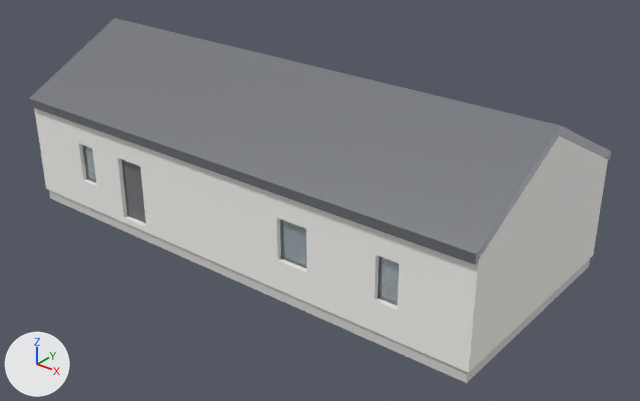
One commit to the glTF model models/steel_38s.glb: the scene before it, then after it.
Both versions are drawn from a 50 mm lens placed at (17.56, -20.82, 14.16), pointed at (1.01, -0.13, 1.33). The axes (+X, +Y, +Z) are drawn at lower left. The lights are the same throughout. The first picture is the older version. Vertices at exactly the same position are counted once.

Script lines for the objects in view, before the commit:
```python
me_roof = bpy.data.meshes.new('Roof')
me_roof.from_pydata(...)  # 12 vertices, 24 faces; spans x -8.9..8.9, y -4.1..4.1, z 3.5..5.8
me_roof.materials.append(mat_roof)  # grey #84868b
me_wall = bpy.data.meshes.new('Wall')
me_wall.from_pydata(...)  # 120 vertices, 276 faces; spans x -8.9..8.9, y -3.9..3.9, z 0.2..5.5
me_wall.materials.append(mat_wall)  # white #f7f6f2
me_window = bpy.data.meshes.new('Window')
me_window.from_pydata(...)  # 64 vertices, 96 faces; spans x -6.74..7.88, y -3.73..3.73, z 1.32..2.58
me_window.materials.append(mat_window)  # pale blue #cee2ec
me_window_frame = bpy.data.meshes.new('Window_frame')
me_window_frame.from_pydata(...)  # 252 vertices, 492 faces; spans x -6.81..7.95, y -3.77..3.77, z 0.45..2.65
me_window_frame.materials.append(mat_window_frame)  # grey #7c7e81
ob_roof = bpy.data.objects.new('Roof', me_roof)
ob_roof.location = (0.0, 0.0, 0.0)
ob_wall = bpy.data.objects.new('Wall', me_wall)
ob_wall.location = (0.0, 0.0, 0.0)
ob_window = bpy.data.objects.new('Window', me_window)
ob_window.location = (0.0, 0.0, 0.0)
ob_window_frame = bpy.data.objects.new('Window_frame', me_window_frame)
ob_window_frame.location = (0.0, 0.0, 0.0)
# also in view: 'Door' at (-2.3, 0.0, 1.51); 'Foundation' at (0.0, 0.0, 0.04)
```
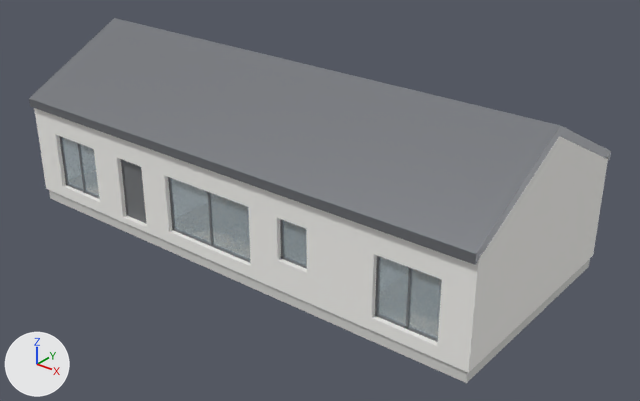
Boxes [x1, y1, x2, y2] around the edits, measured in the pictures (640 x 401 px; the box of a moved part takes in the faces that stretch with it):
part 1 of me_wall, moved or reshaped
    both: [53, 132, 445, 347]
part 2 of me_window_frame, added
    after: [78, 143, 86, 193]
part 3 of me_window_frame, moved or reshaped (mostly hidden)
    before: [121, 159, 129, 216]
    after: [121, 159, 128, 216]
part 4 of me_window_frame, added
    after: [208, 192, 213, 247]
part 5 of me_window_frame, added
    after: [406, 268, 412, 328]
part 6 of me_window_frame, added (mostly hidden)
    after: [168, 177, 251, 263]
part 7 of me_window_frame, moved or reshaped
    before: [83, 145, 96, 183]
    after: [59, 136, 100, 199]
part 8 of me_window_frame, moved or reshaped
    before: [378, 256, 397, 306]
    after: [375, 256, 438, 342]
part 9 of me_window, added
    after: [62, 137, 99, 196]
part 10 of me_window, added
    after: [171, 178, 250, 260]
part 11 of me_window, added
    after: [378, 257, 442, 339]

The change, as a diff of the scene's bpy script:
```diff
--- a/models/steel_38s.glb.py
+++ b/models/steel_38s.glb.py
@@ me_wall @@
 # used by ob_wall; location = (0.0, 0.0, 0.0)
-me_wall.from_pydata(...)  # 120 vertices, 276 faces; spans x -8.9..8.9, y -3.9..3.9, z 0.2..5.5
+me_wall.from_pydata(...)  # 128 vertices, 296 faces; spans x -8.9..8.9, y -3.9..3.9, z 0.2..5.5
+# me_wall part 1: 12 vertices moved from x -6.6..6.7, y -3.9..-3.6, z 1.2..2.7 to x -7.8..7.9, y -3.9..-3.6, z 0.4..2.7; 10 vertices removed from x -5.8..5.9, y -3.9..-3.6, z 0.4..2.7; 18 vertices added at x -7.8..5.8, y -3.9..-3.6, z 0.4..2.7
+# other edits to the shape of me_wall do not show in these pictures
 me_wall.materials.append(mat_wall)
@@ me_window_frame @@
 # used by ob_window_frame; location = (0.0, 0.0, 0.0)
-me_window_frame.from_pydata(...)  # 252 vertices, 492 faces; spans x -6.81..7.95, y -3.77..3.77, z 0.45..2.65
+me_window_frame.from_pydata(...)  # 308 vertices, 588 faces; spans x -7.85..7.95, y -3.77..3.77, z 0.45..2.65
+# me_window_frame part 2: a new loose piece, a box spanning x -6.835..-6.765, y -3.765..-3.685, z 0.65..2.65, in mat_window_frame (grey #7c7e81)
+# me_window_frame part 3: the loose piece of 20 vertices spanning x -4.51..-3.38, y -3.77..-3.68, z 0.45..2.65 is scaled about its middle by (1.06, 1, 1)
+# me_window_frame part 4: a new loose piece, a box spanning x -0.485..-0.415, y -3.765..-3.685, z 0.65..2.65, in mat_window_frame (grey #7c7e81)
+# me_window_frame part 5: a new loose piece, a box spanning x 6.865..6.935, y -3.765..-3.685, z 0.65..2.65, in mat_window_frame (grey #7c7e81)
+# me_window_frame part 6: a new loose piece of 24 vertices spanning x -2.25..1.35, y -3.77..-3.68, z 0.65..2.65, in mat_window_frame (grey #7c7e81)
+# me_window_frame part 7: 8 vertices moved from x -6.56..-5.82, y -3.77..-3.68, z 1.25..2.65 to x -7.85..-5.75, y -3.77..-3.68, z 0.65..2.65; 14 vertices removed from x -6.56..-5.82, y -3.77..-3.68, z 1.25..2.65; 14 vertices added at x -7.85..-5.75, y -3.77..-3.68, z 0.65..2.65
+# me_window_frame part 8: 8 vertices moved from x 5.92..6.66, y -3.77..-3.68, z 1.25..2.65 to x 5.85..7.95, y -3.77..-3.68, z 0.65..2.65; 14 vertices removed from x 5.92..6.66, y -3.77..-3.68, z 1.25..2.65; 14 vertices added at x 5.85..7.95, y -3.77..-3.68, z 0.65..2.65
+# other edits to the shape of me_window_frame do not show in these pictures
 me_window_frame.materials.append(mat_window_frame)
@@ me_window @@
 # used by ob_window; location = (0.0, 0.0, 0.0)
-me_window.from_pydata(...)  # 64 vertices, 96 faces; spans x -6.74..7.88, y -3.73..3.73, z 1.32..2.58
+me_window.from_pydata(...)  # 72 vertices, 108 faces; spans x -7.78..7.88, y -3.73..3.73, z 0.72..2.58
+# me_window part 9: a new loose piece, a box spanning x -7.78..-5.82, y -3.729..-3.721, z 0.72..2.58, in mat_window (pale blue #cee2ec)
+# me_window part 10: a new loose piece, a box spanning x -2.18..1.28, y -3.729..-3.721, z 0.72..2.58, in mat_window (pale blue #cee2ec)
+# me_window part 11: a new loose piece, a box spanning x 5.92..7.88, y -3.729..-3.721, z 0.72..2.58, in mat_window (pale blue #cee2ec)
+# other edits to the shape of me_window do not show in these pictures
 me_window.materials.append(mat_window)
```
